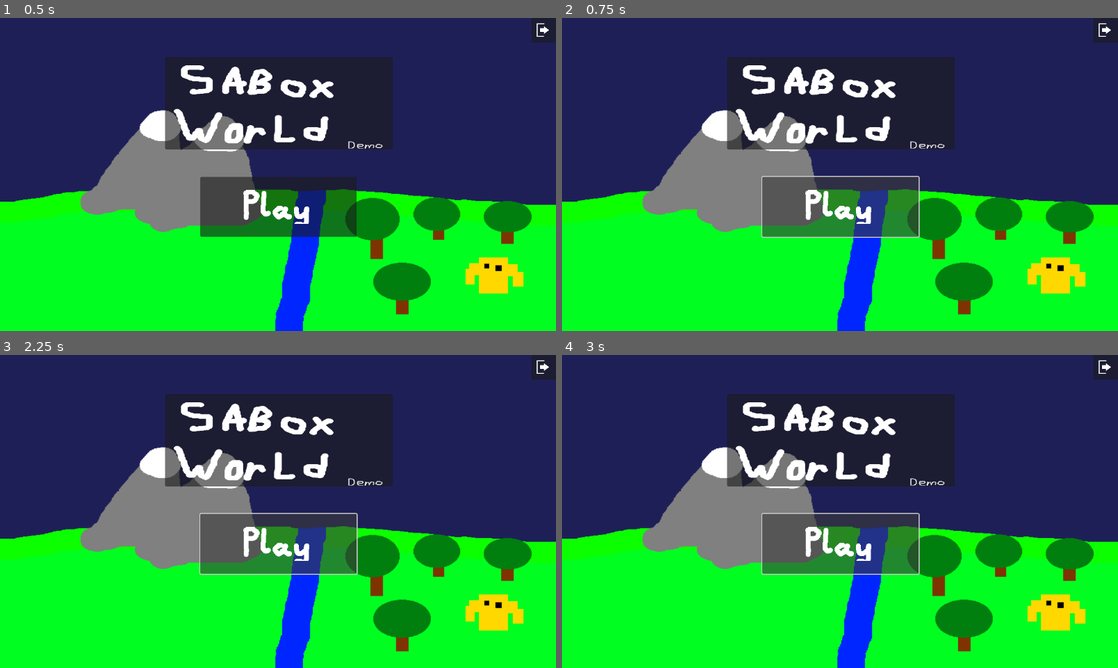
Above: before the commit, frames 1-4 (two rows, left to right).
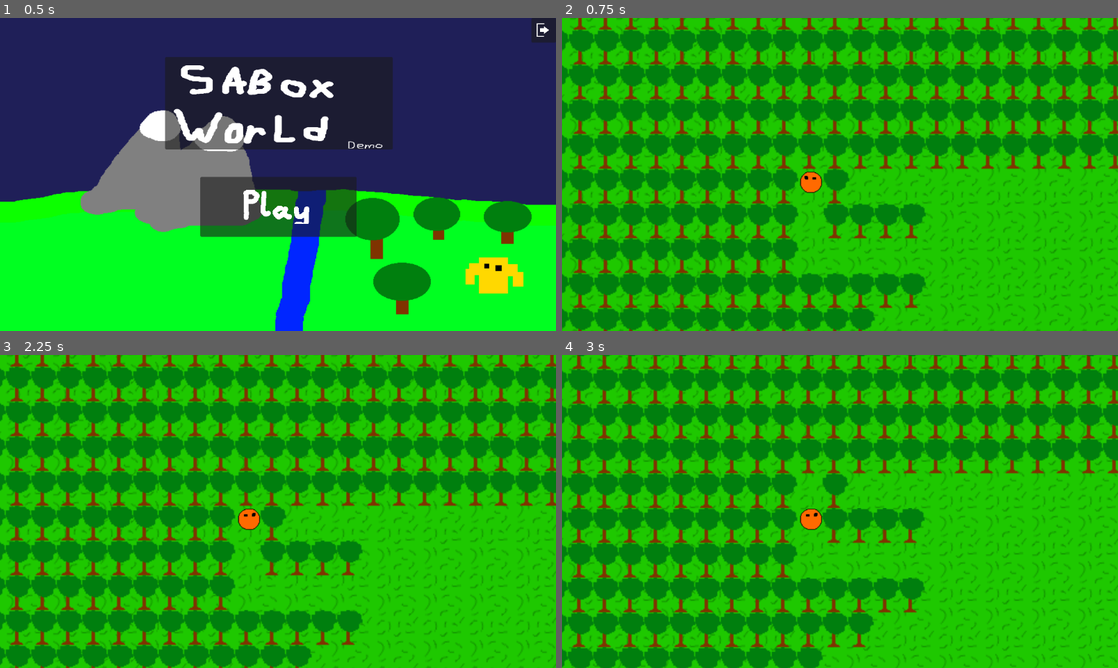
Above: after the commit, the same moments.

Repository: YCaTGameRT/SABox_World
Game: Godot game, scene res://scenes/main_menu.tscn
Same seed, same stepped clock (60 frames per second), same inputs: the game is played once before the commit and once after it. This scene is started directly instead of the project's main scene.
Inputs (mouse positions are in pixels of both pictures, inside the frame that each line leads up to):
- Up to frame 1 (0.5 s): no input
- Up to frame 2 (0.75 s): click (840, 205) at 0.5 s
- Up to frame 3 (2.25 s): click (278, 542) at 1.27 s; tap Enter at 2 s; hold D (movement_right) from 2.03 s (still down)
- Up to frame 4 (3 s): tap Space at 2.75 s; release D (movement_right) at 2.78 s; hold S (movement_down) from 2.78 s (still down)

Frame 1 is identical in both runs. In frame 2, 100% of the frame differs, in the area x 0-100%, y 0-100%; in frame 3, 100%; in frame 4, 100%.
Error before the commit: Invalid call. Nonexistent function 'change_scene' in base 'SceneTree'. (res://Scripts/main_menu.gd:6)

Commit message:
fixed play button

Diff:
--- a/Scripts/main_menu.gd
+++ b/Scripts/main_menu.gd
@@ -1,9 +1,9 @@
 extends Control
 
-var s = "res://scenes/sceneI.tscn"
+@export var game_scene: PackedScene
 
 func _on_play_pressed():
-	get_tree().change_scene(s)
+	get_tree().change_scene_to_packed(game_scene)
 
 func _on_quit_pressed():
 	get_tree().quit()
--- a/scenes/main_menu.tscn
+++ b/scenes/main_menu.tscn
@@ -1,9 +1,10 @@
-[gd_scene load_steps=6 format=3 uid="uid://b3wcvwxrd6od8"]
+[gd_scene load_steps=7 format=3 uid="uid://b3wcvwxrd6od8"]
 
 [ext_resource type="Script" path="res://Scripts/main_menu.gd" id="1_7nhs7"]
 [ext_resource type="Texture2D" uid="uid://cw8mx8ijbgmd2" path="res://Sprites/EXIT.png" id="1_fadfd"]
 [ext_resource type="Texture2D" uid="uid://btumygdqdqnvg" path="res://Sprites/Play.png" id="2_dw3mq"]
 [ext_resource type="Texture2D" uid="uid://3a32gsyaxvpo" path="res://Sprites/MB.png" id="2_pmkuo"]
+[ext_resource type="PackedScene" uid="uid://dl6ve4yp1x0xj" path="res://sceneI.tscn" id="2_xxspd"]
 [ext_resource type="Texture2D" uid="uid://b5k7erlgu3o4t" path="res://Sprites/Title.png" id="3_11f13"]
 
 [node name="main_menu" type="Control"]
@@ -14,6 +15,7 @@
 grow_horizontal = 2
 grow_vertical = 2
 script = ExtResource("1_7nhs7")
+game_scene = ExtResource("2_xxspd")
 
 [node name="background" type="ColorRect" parent="."]
 layout_mode = 1
